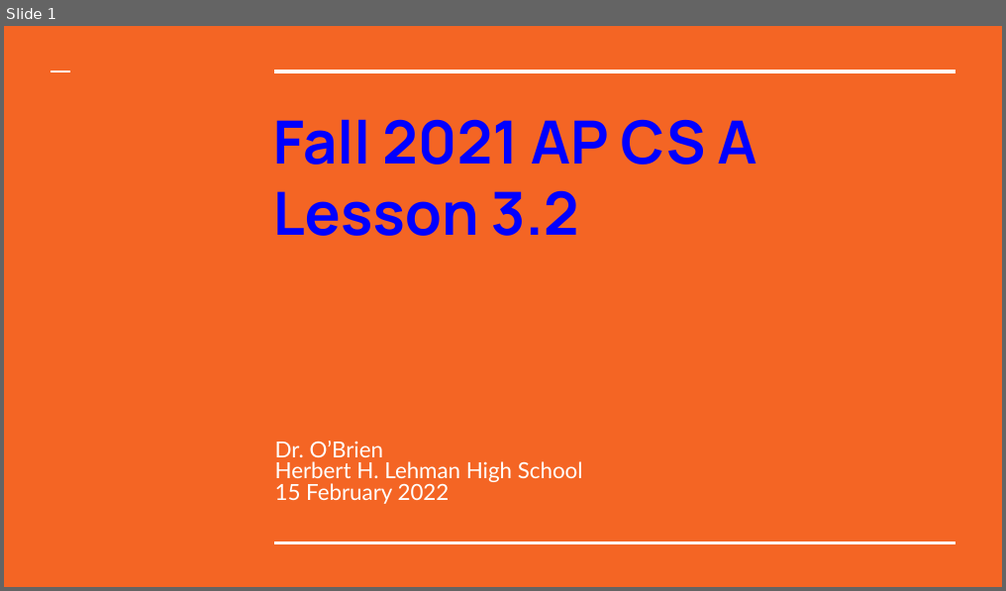
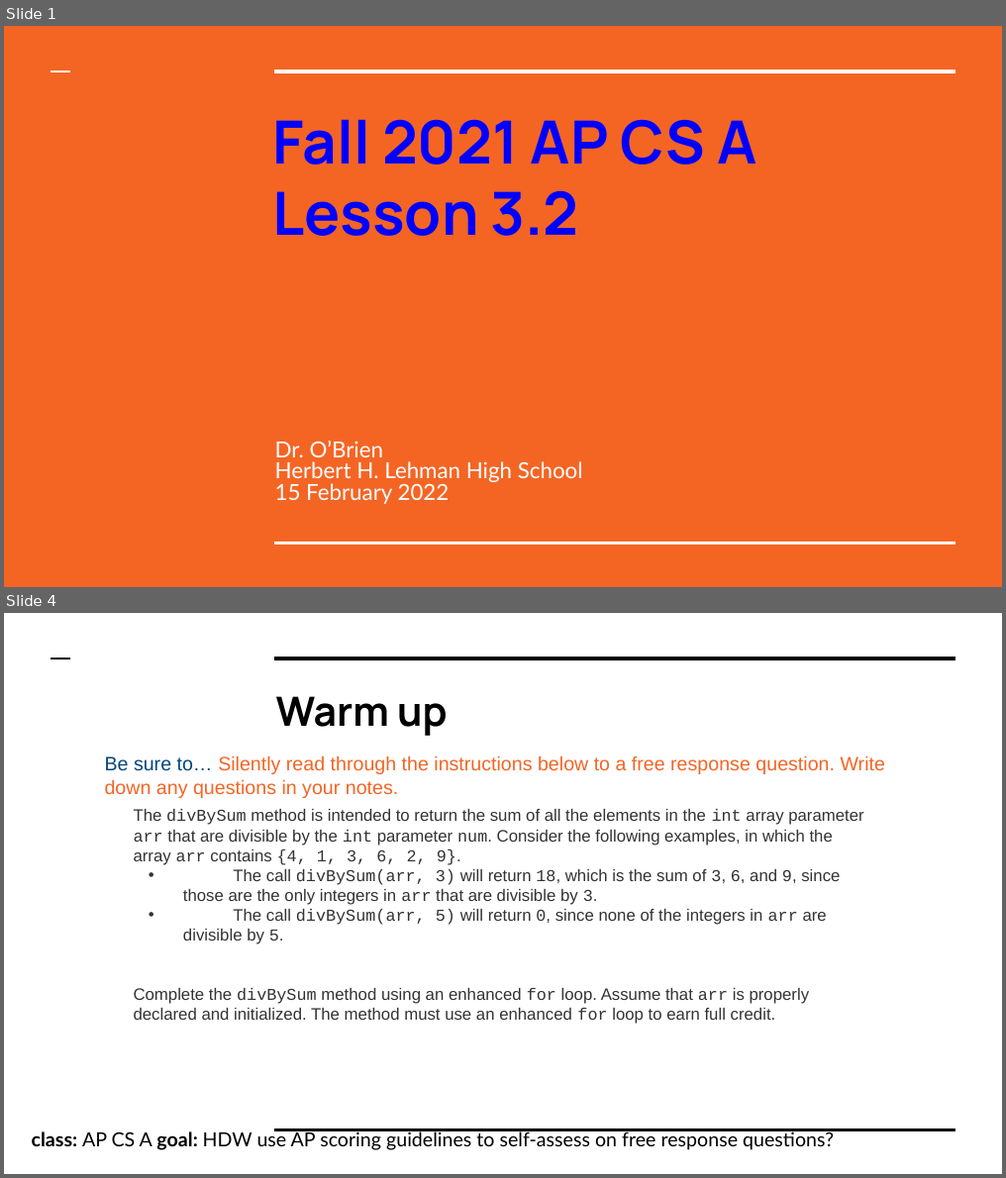
Before and after one commit to cobrien87/work, a slide deck: old/apcsa_3_2.pptx. Shown one above the other, each under a label of ours: slide 1 before the commit, slides 1 and 4 after it; the slides between them are not shown. The pictures are 1006x591 and 1006x1178 pixels, drawn with LibreOffice and Linux fonts; fonts in the diff are those of the drawing; background and template pictures are left out. Boxes give left, top, right and bottom in pixels: in the first picture for what was removed or moved away, otherwise in the second. Text is boxed around its words. In the diff, an @@ line names an element or a change of style, - is before the commit and + after.

```diff
--- a/old/apcsa_3_2.pptx
+++ b/old/apcsa_3_2.pptx
@@ slide 4 added at <box>4,613,1002,1174</box>, background #FFFFFF @@
@@ line added from (51, 658) to (71, 658), #000000 1.5 pt @@
@@ line added from (274, 658) to (956, 658), #000000 3 pt @@
@@ title added at <box>276,696,448,736</box>, 29.1 pt, text #000000, bold @@
+Warm up
@@ text added at <box>105,756,885,798</box>, 14 pt, text #F46524 @@
+Be sure to… Silently read through the instructions below to a free response question. Write down any questions in your notes.
@@ text added at <box>134,809,863,1024</box>, 12 pt, text #333333 @@
+The divBySum method is intended to return the sum of all the elements in the int array parameter arr that are divisible by the int parameter num. Consider the following examples, in which the array arr contains {4, 1, 3, 6, 2, 9}.
+• The call divBySum(arr, 3) will return 18, which is the sum of 3, 6, and 9, since those are the only integers in arr that are divisible by 3.
+• The call divBySum(arr, 5) will return 0, since none of the integers in arr are divisible by 5.
+Complete the divBySum method using an enhanced for loop. Assume that arr is properly declared and initialized. The method must use an enhanced for loop to earn full credit.
@@ text added at <box>32,1131,834,1151</box>, 14 pt, text #000000 @@
+class: AP CS A goal: HDW use AP scoring guidelines to self-assess on free response questions?
@@ line added from (274, 1130) to (956, 1130), #000000 1.5 pt @@
```
Also in this commit, not shown: 5 slides changed, 3 other slides added, 3 slides removed, 15 other files.
